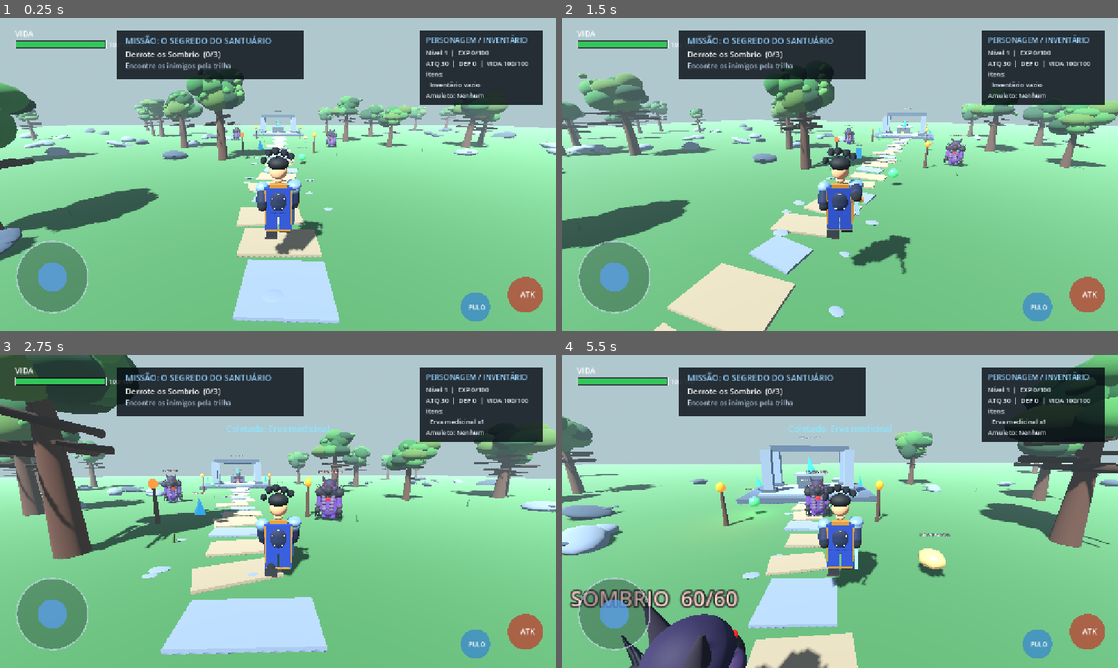
Above: before the commit, frames 1-4 (two rows, left to right).
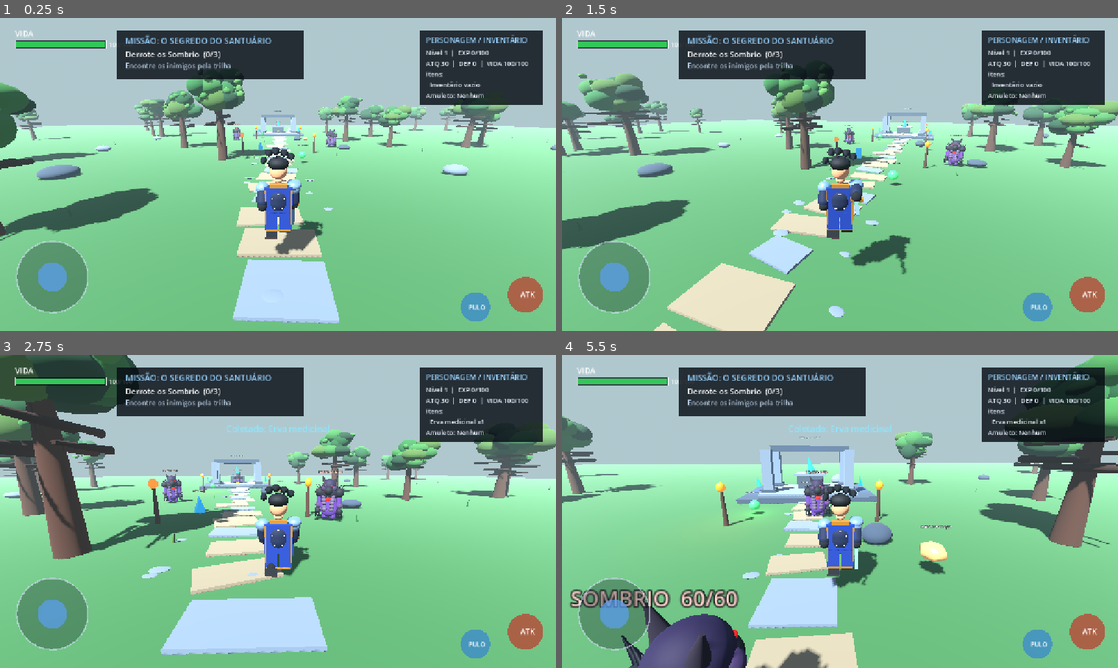
Above: after the commit, the same moments.

Repository: YohBoostel07/Aetheria-Android
Game: Godot game, scene res://scenes/world.tscn
The game is run twice, just before and just after one commit, with the same random seed, the same clock (stepped at 60 frames per second) and the same inputs.
Inputs (mouse positions are in pixels of both pictures, inside the frame that each line leads up to):
- Up to frame 1 (0.25 s): no input
- Up to frame 2 (1.5 s): tap Enter at 0.5 s; move the mouse to (867, 174) at 0.52 s; hold W (move_forward) from 0.53 s (still down); tap J (attack) at 0.6, 1.35 s; click (867, 174) at 0.67 s; tap Space (jump) at 0.77 s; move the mouse to (812, 174) at 1.27 s
- Up to frame 3 (2.75 s): keep holding W (move_forward); tap Space (jump) at 1.52 s; move the mouse to (289, 505) at 2.02 s; tap J (attack) at 2.1 s
- Up to frame 4 (5.5 s): keep holding W (move_forward); move the mouse to (834, 517) at 2.77 s; tap J (attack) every 0.75 s from 2.85 to 5.1 s; click (834, 517) at 2.92 s; tap Space (jump) at 3.02, 3.77, 4.52 s; move the mouse to (878, 514) at 3.52 s; move the mouse to (795, 508) at 4.27 s; move the mouse to (845, 511) at 5.02 s; click (845, 511) at 5.17 s

The runs differ from the first frame. In frame 1, 2.0% of the frame differs, in the area x 0-100%, y 35-78%; in frame 2, 1.2%; in frame 3, 0.8%; in frame 4, 2.4%, in the area x 0-100%, y 37-72%.

Commit message:
Optimize detailed forest mesh count for Android performance

Diff:
--- a/scripts/world.gd
+++ b/scripts/world.gd
@@ -251,31 +251,19 @@
     parent.add_child(branch)
 
 func _create_rock_fields() -> void:
-    for i in range(68):
+    for i in range(30):
         var rock := MeshInstance3D.new()
         var mesh := SphereMesh.new()
-        mesh.radius = rng.randf_range(0.32, 1.05)
-        mesh.height = mesh.radius * rng.randf_range(1.05, 1.65)
-        mesh.radial_segments = 9
-        mesh.rings = 6
+        mesh.radius = rng.randf_range(0.35, 0.85)
+        mesh.height = mesh.radius * 1.5
         rock.mesh = mesh
-        rock.scale = Vector3(rng.randf_range(0.85, 1.75), rng.randf_range(0.55, 1.0), rng.randf_range(0.8, 1.55))
-        rock.rotation = Vector3(rng.randf_range(-0.3, 0.3), rng.randf_range(0, TAU), rng.randf_range(-0.3, 0.3))
-        rock.position = Vector3(rng.randf_range(-48, 48), 0.25, rng.randf_range(-48, 48))
+        rock.scale = Vector3(rng.randf_range(0.9, 1.7), rng.randf_range(0.65, 1.1), rng.randf_range(0.8, 1.4))
+        rock.position = Vector3(rng.randf_range(-48, 48), 0.28, rng.randf_range(-48, 48))
         if rock.position.distance_to(Vector3(0, 0, 4)) < 8.0 or (absf(rock.position.x) < 3.0 and rock.position.z < 7.0 and rock.position.z > -38.0):
+            rock.queue_free()
             continue
-        rock.material_override = stone_material if i % 3 != 0 else dark_stone_material
+        rock.material_override = stone_material if i % 2 == 0 else dark_stone_material
         add_child(rock)
-        for chip_index in range(2):
-            var chip := MeshInstance3D.new()
-            var chip_mesh := SphereMesh.new()
-            chip_mesh.radius = rng.randf_range(0.12, 0.24)
-            chip_mesh.height = chip_mesh.radius * 1.2
-            chip.mesh = chip_mesh
-            chip.scale = Vector3(1.4, 0.7, 1.1)
-            chip.position = rock.position + Vector3(rng.randf_range(-0.8, 0.8), 0.12, rng.randf_range(-0.8, 0.8))
-            chip.material_override = dark_stone_material
-            add_child(chip)
 
 func _create_ancient_shrine() -> void:
     var shrine := Node3D.new()
